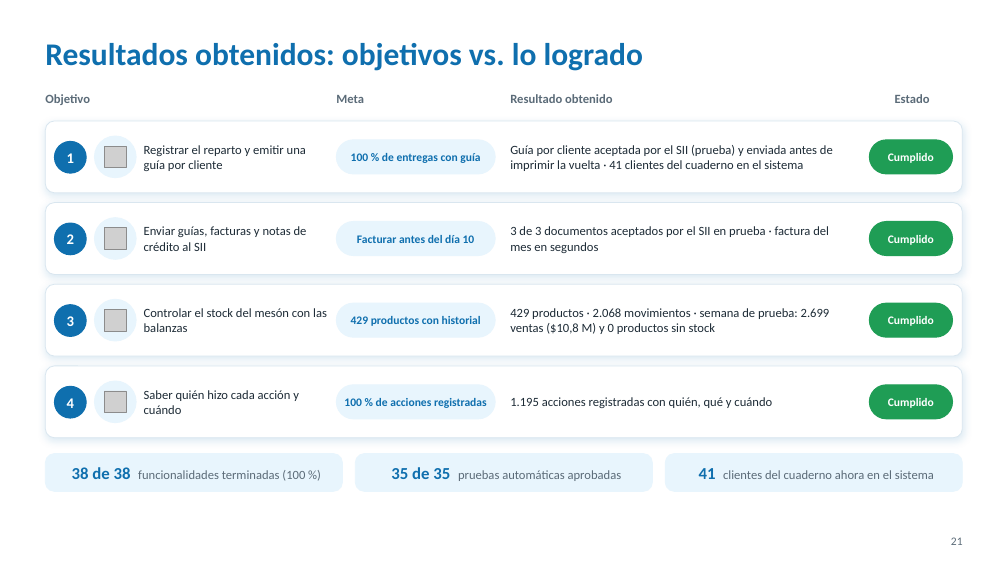
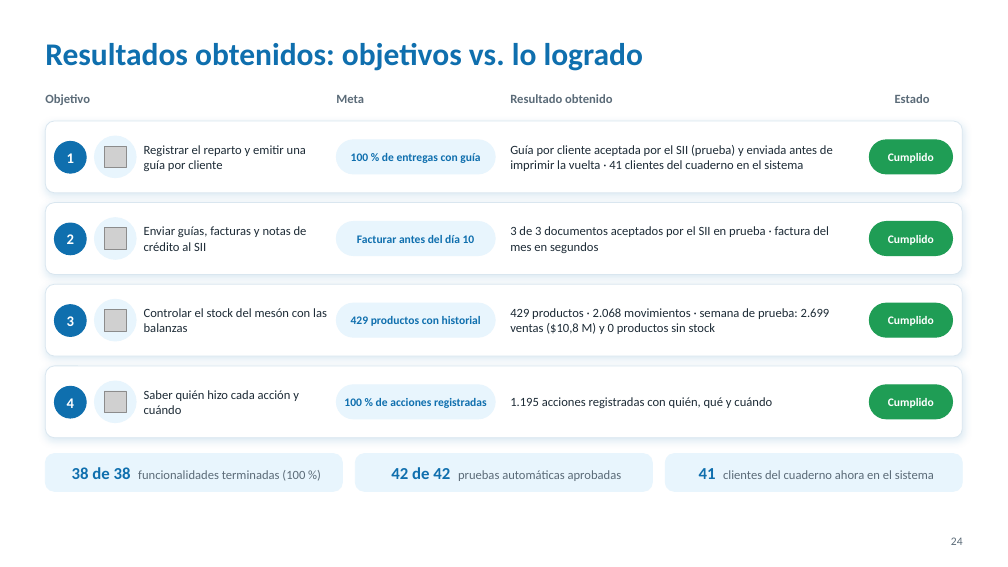
Before and after one commit to Javi3rr/proyecto-capstone, a slide deck: slide 24 of Fase 3/Evidencias Grupales/2. Presentación/Patopan_Presentacion_Final.pptx (slide 21 before the commit). Drawn at 1008x567 pixels with LibreOffice and Linux fonts; fonts in the diff are those of the drawing; grey boxes stand for pictures; background and template pictures are left out. Boxes give left, top, right and bottom in pixels: in the first picture for what was removed or moved away, otherwise in the second. Text is boxed around its words. In the diff, an @@ line names an element or a change of style, - is before the commit and + after.

```diff
--- a/Fase 3/Evidencias Grupales/2. Presentación/Patopan_Presentacion_Final.pptx
+++ b/Fase 3/Evidencias Grupales/2. Presentación/Patopan_Presentacion_Final.pptx
@@ text at [391, 467, 622, 481]: text changed @@
-35 de 35 pruebas automáticas aprobadas
+42 de 42 pruebas automáticas aprobadas
@@ page number at [951, 537, 963, 545]: text changed @@
-21
+24
```
Also in this commit, not shown: 6 other slides changed, 8 slides added, 3 slides removed.
